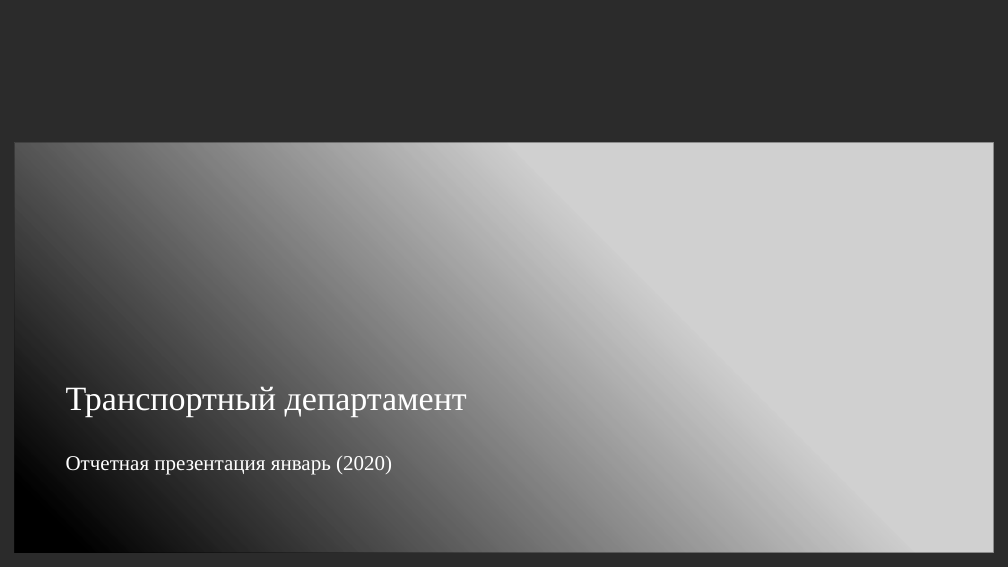
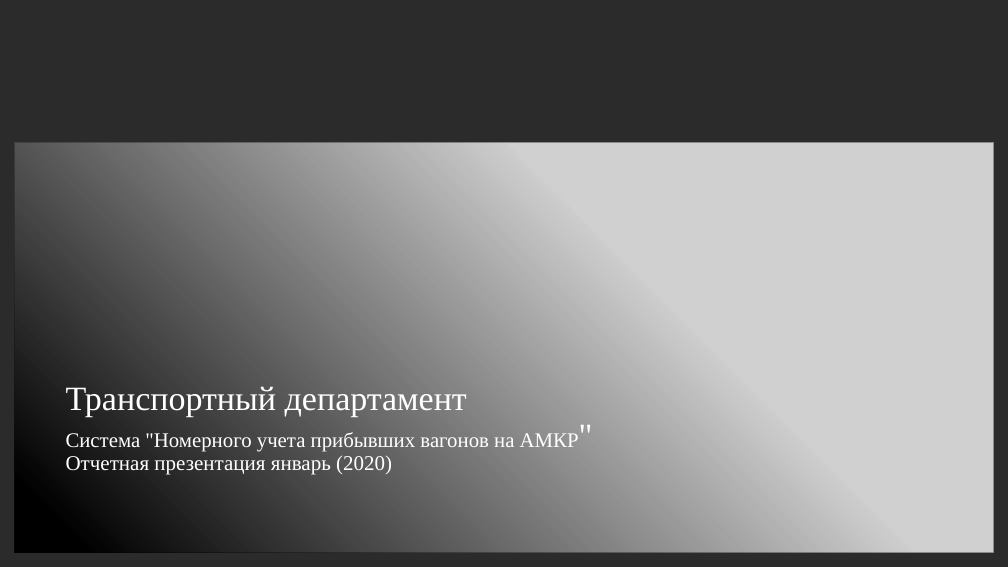
Before and after one commit to ealevchenko/IDS-RailWay, a slide deck: slide 1 of Documents/Plan/Презентация по реализации ИДС ТД (16-04).pptx. Drawn at 1008x567 pixels with LibreOffice and Linux fonts; fonts in the diff are those of the drawing; grey boxes stand for pictures; background and template pictures are left out; a plain dark background stands for a picture behind light text. Boxes give left, top, right and bottom in pixels: in the first picture for what was removed or moved away, otherwise in the second. Text is boxed around its words. In the diff, an @@ line names an element or a change of style, - is before the commit and + after.

```diff
--- a/Documents/Plan/Презентация по реализации ИДС ТД (16-04).pptx
+++ b/Documents/Plan/Презентация по реализации ИДС ТД (16-04).pptx
@@ title at (66, 386, 579, 452): text changed; size 32.4 to 19.8 pt @@
-Транспортный департамент
+Транспортный департамент
+Система "Номерного учета прибывших вагонов на АМКР"
```
Also in this commit, not shown: 1 other slide changed, 2 slides removed, 2 other files.
